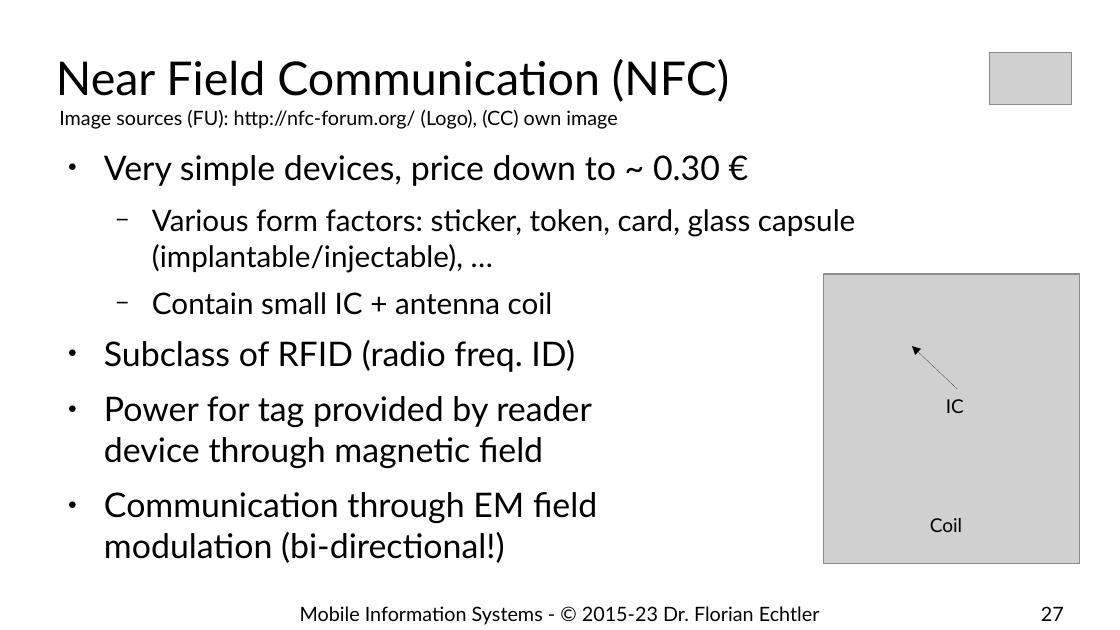
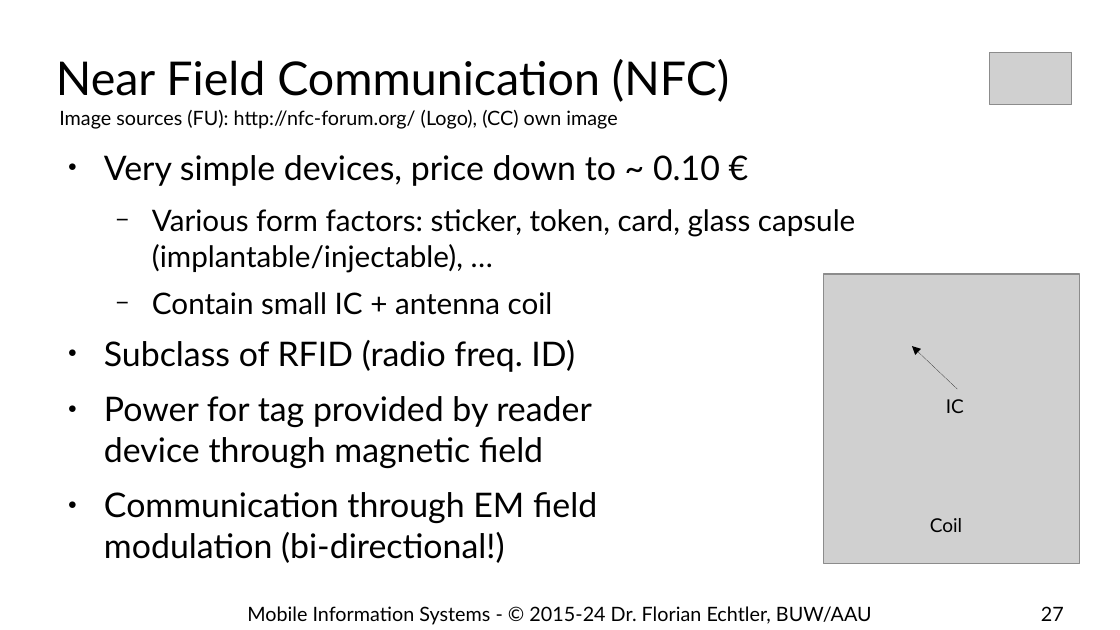
Before and after one commit to floe/mobile-information-systems, a slide deck: slide 27 of 08-ubicomp-iot.odp. Drawn at 1120x630 pixels with LibreOffice and Linux fonts; fonts in the diff are those of the drawing; grey boxes stand for pictures; background and template pictures are left out. Boxes give left, top, right and bottom in pixels: in the first picture for what was removed or moved away, otherwise in the second. Text is boxed around its words. In the diff, an @@ line names an element or a change of style, - is before the commit and + after.

```diff
--- a/08-ubicomp-iot.odp
+++ b/08-ubicomp-iot.odp
@@ text at (x1=104, y1=155, x2=720, y2=186): text changed @@
-● Very simple devices, price down to ~ 0.30 €
+● Very simple devices, price down to ~ 0.10 €
@@ text at (x1=247, y1=606, x2=872, y2=625): text changed @@
-Mobile Information Systems - © 2015-23 Dr. Florian Echtler
+Mobile Information Systems - © 2015-24 Dr. Florian Echtler, BUW/AAU
```
Also in this commit, not shown: 34 other slides changed, 1 other file.
